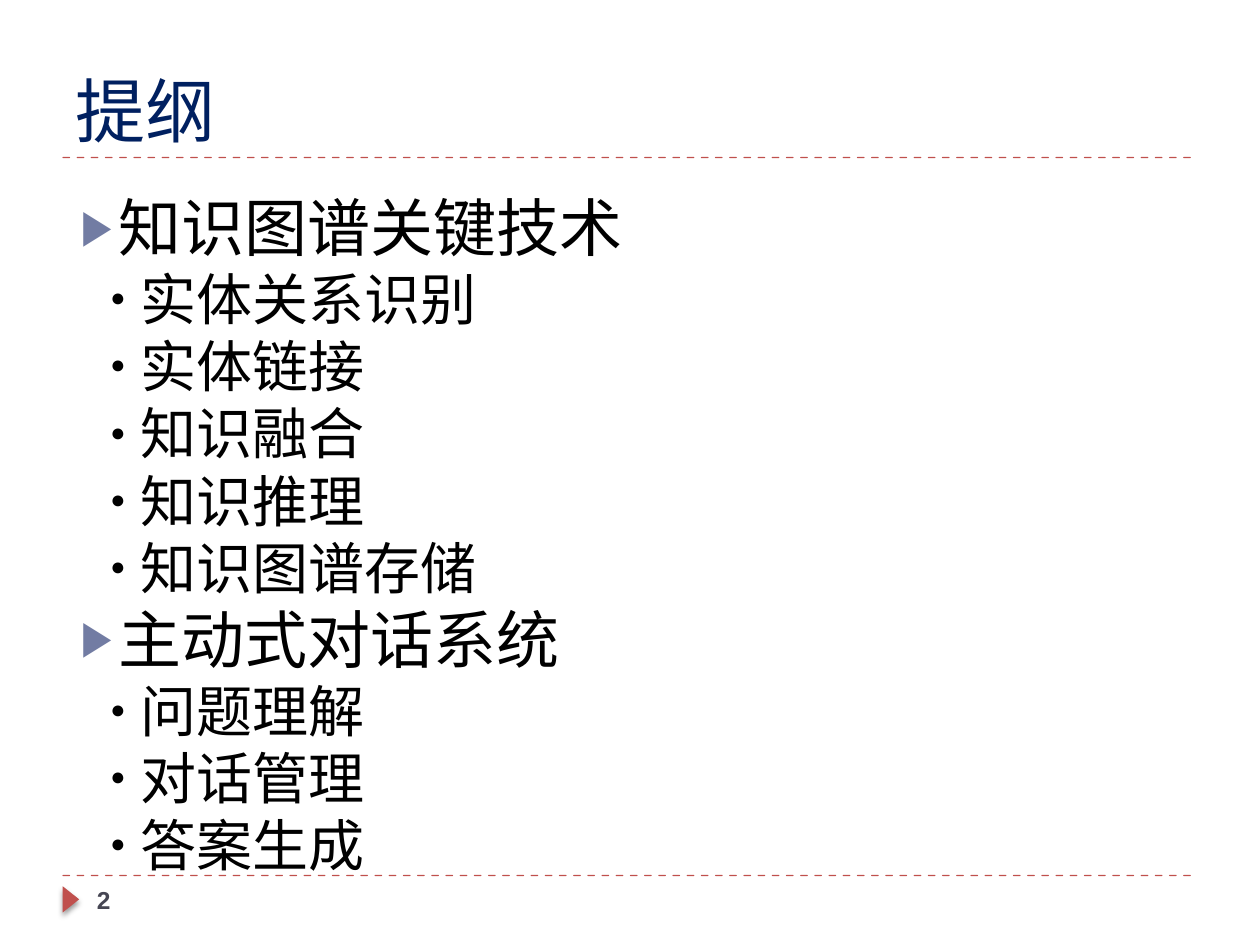
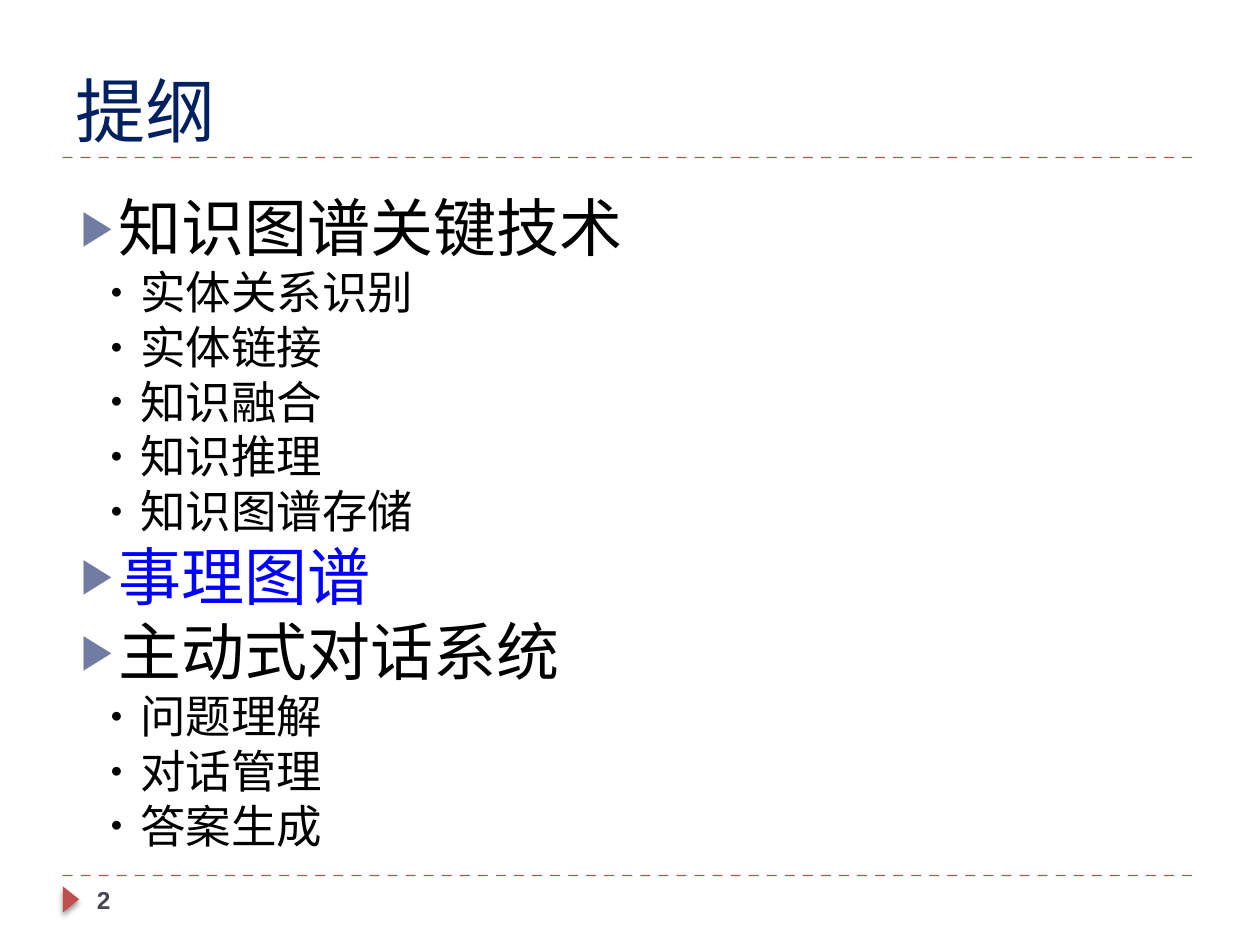
Before and after one commit to lihanghang/NLP-Knowledge-Graph, a slide deck: slide 2 of my summary/知识图谱技术与主动式对话的应用.pptx. Drawn at 1260x945 pixels with LibreOffice and Linux fonts; fonts in the diff are those of the drawing. Boxes give left, top, right and bottom in pixels: in the first picture for what was removed or moved away, otherwise in the second. Text is boxed around its words. In the diff, an @@ line names an element or a change of style, - is before the commit and + after.

```diff
--- a/my summary/知识图谱技术与主动式对话的应用.pptx
+++ b/my summary/知识图谱技术与主动式对话的应用.pptx
@@ text at (140,270,413,847): size 32 to 26 pt in "实体关系识别", "实体链接", "知识融合", "知识推理" and 4 more places @@
@@ text at (118,547,370,606): paragraph added @@
+▶ 事理图谱
```
Also in this commit, not shown: 1 other slide changed, 3 other files.
